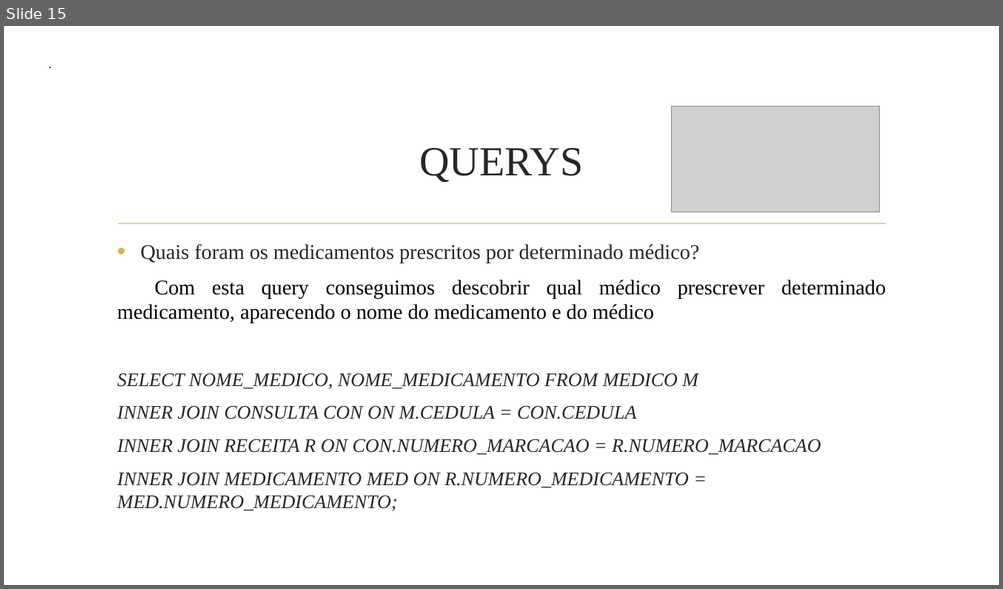
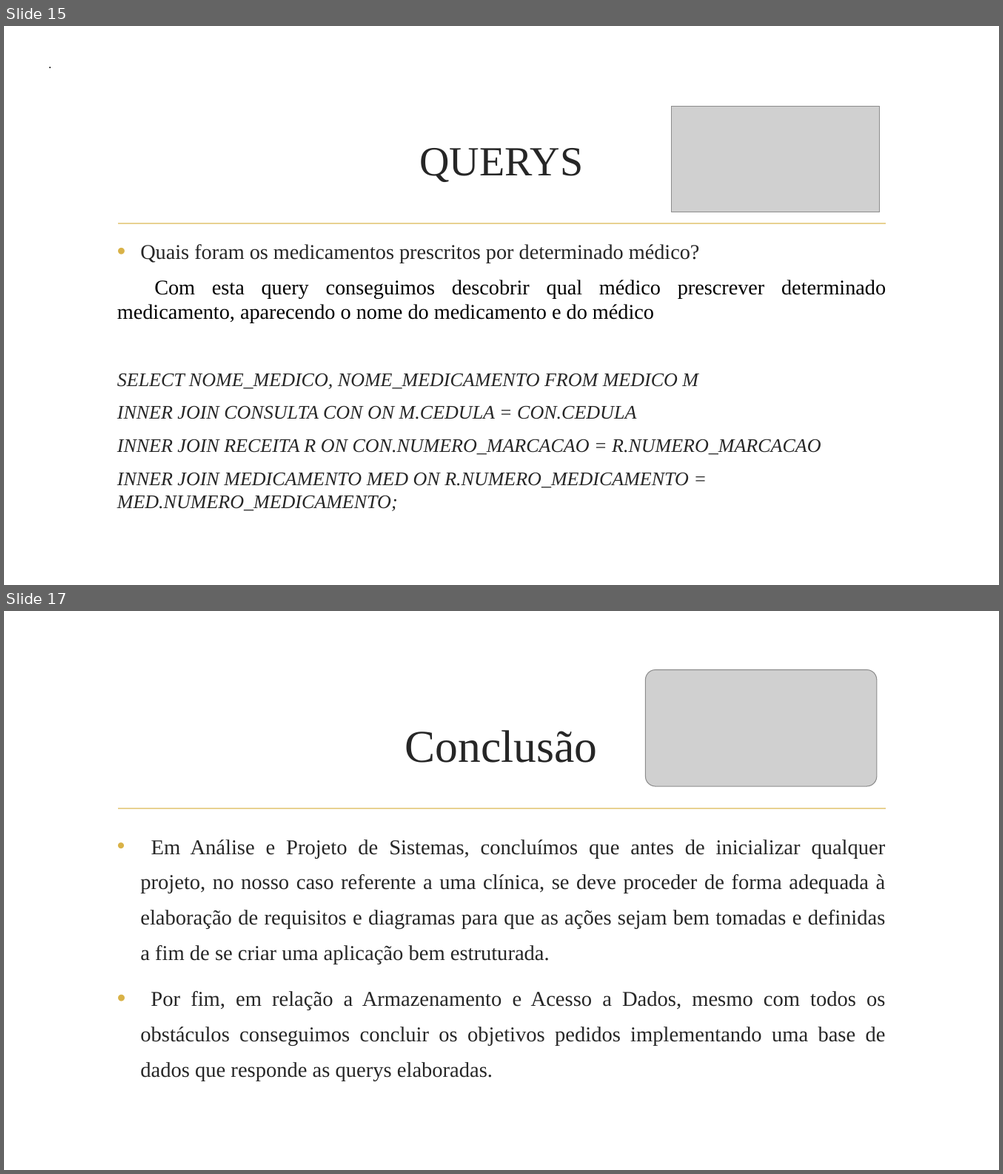
Before and after one commit to marcelo09714/registo-cl-nico-electr-nico-, a slide deck: Apresentação.pptx. Shown one above the other, each under a label of ours: slide 15 before the commit, slides 15 and 17 after it; the slides between them are not shown. The pictures are 1003x589 and 1003x1174 pixels, drawn with LibreOffice and Linux fonts; fonts in the diff are those of the drawing; grey boxes stand for pictures; background and template pictures are left out. Boxes give left, top, right and bottom in pixels: in the first picture for what was removed or moved away, otherwise in the second. Text is boxed around its words. In the diff, an @@ line names an element or a change of style, - is before the commit and + after.

```diff
--- a/Apresentação.pptx
+++ b/Apresentação.pptx
@@ slide 17 added at (4, 611, 999, 1170), background picture (left out); not listed: 1 template element that a slide beside it also shows @@
@@ picture added at (646, 670, 877, 786) @@
@@ title added at (405, 730, 597, 763), 44 pt, text #262626 @@
+Conclusão
@@ text added at (140, 840, 885, 1082), 20.4 pt, text #262626 @@
+• Em Análise e Projeto de Sistemas, concluímos que antes de inicializar qualquer projeto, no nosso caso referente a uma clínica, se deve proceder de forma adequada à elaboração de requisitos e diagramas para que as ações sejam bem tomadas e definidas a fim de se criar uma aplicação bem estruturada.
+• Por fim, em relação a Armazenamento e Acesso a Dados, mesmo com todos os obstáculos conseguimos concluir os objetivos pedidos implementando uma base de dados que responde as querys elaboradas.
```
Also in this commit, not shown: 2 slides changed, 1 other slide added, 1 slide removed, 2 other files.
